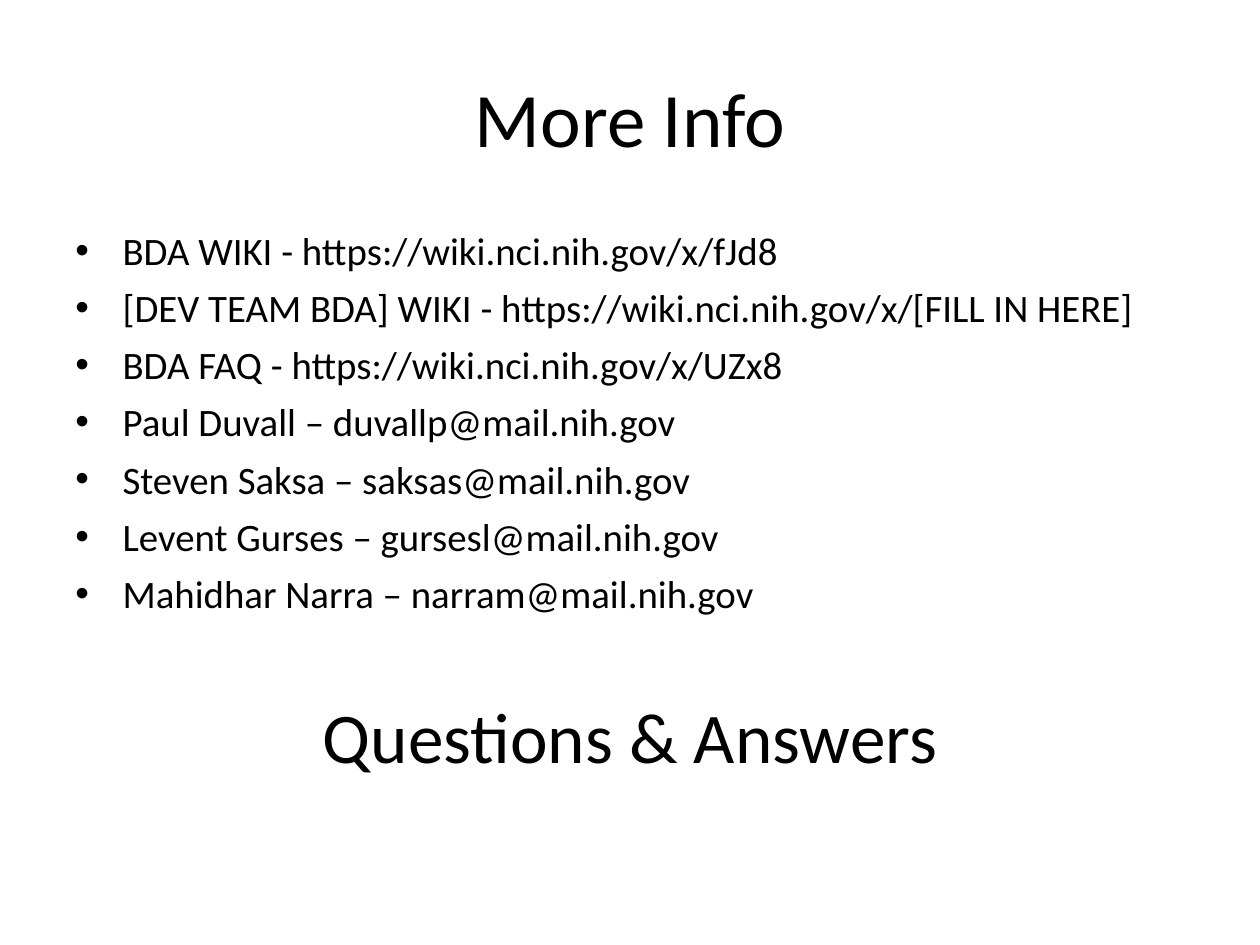
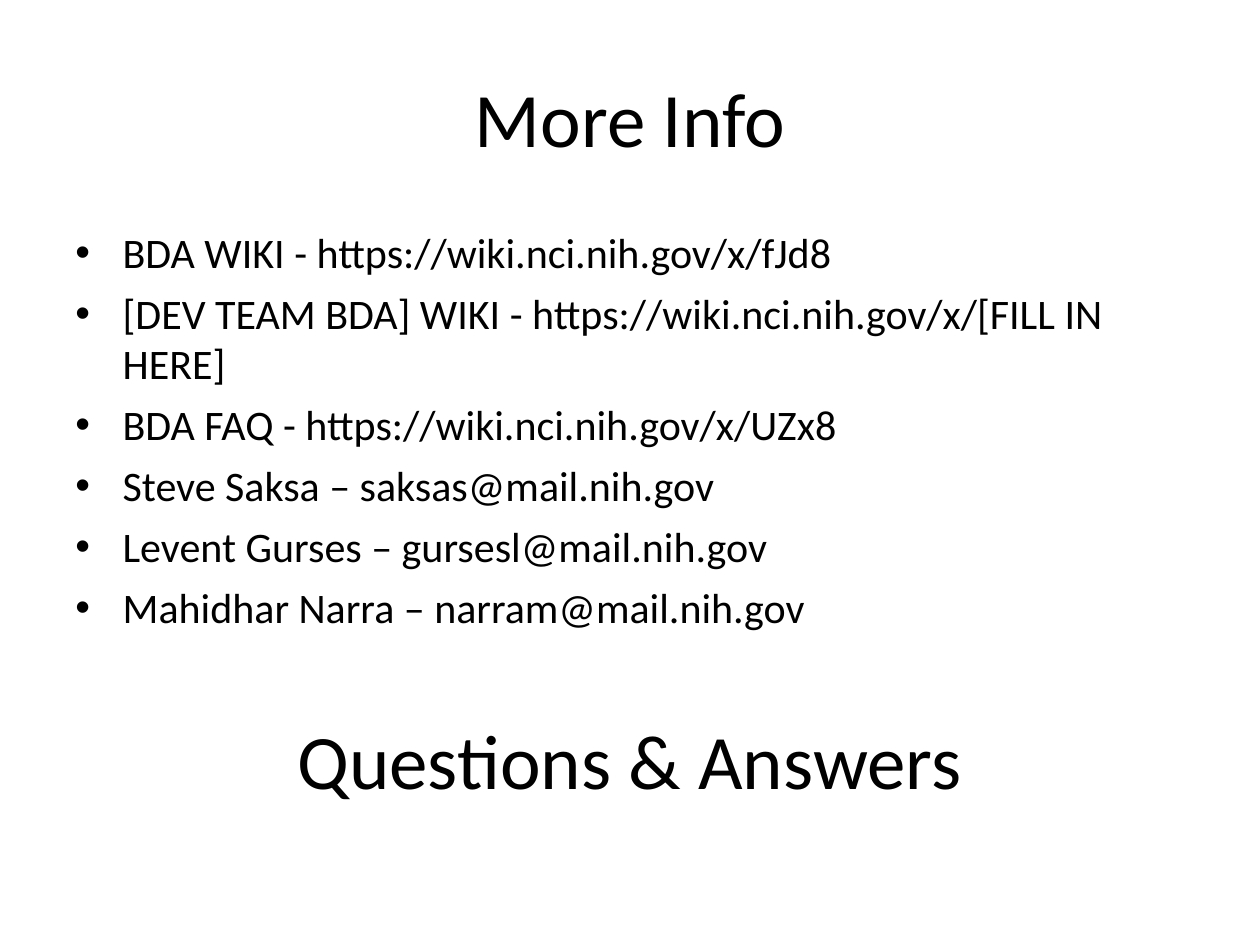
Before and after one commit to NCIP/automation, a slide deck: slide 12 of docs/presentations/generic-bda-training.ppt (slide 11 before the commit). Drawn at 1260x945 pixels with LibreOffice and Linux fonts; fonts in the diff are those of the drawing. Boxes give left, top, right and bottom in pixels: in the first picture for what was removed or moved away, otherwise in the second. Text is boxed around its words. In the diff, an @@ line names an element or a change of style, - is before the commit and + after.

```diff
--- a/docs/presentations/generic-bda-training.ppt
+++ b/docs/presentations/generic-bda-training.ppt
@@ text at (123, 238, 1103, 800): size 22.2 to 24 pt in "BDA WIKI - https://wiki.nci.nih.gov/x/fJd8", "[DEV TEAM BDA] WIKI - https://wiki.nci.nih.gov/x/[FILL IN ...", "BDA FAQ - https://wiki.nci.nih.gov/x/UZx8", "Levent Gurses – gursesl@mail.nih.gov" and 1 more places; size 40.7 to 44 pt in "Questions & Answers" @@
@@ text at (123, 471, 714, 509): text changed; size 22.2 to 24 pt @@
-• Paul Duvall – duvallp@mail.nih.gov
-• Steven Saksa – saksas@mail.nih.gov
+• Steve Saksa – saksas@mail.nih.gov
```
Also in this commit, not shown: 1 other slide changed, 4 slides added, 3 slides removed.
